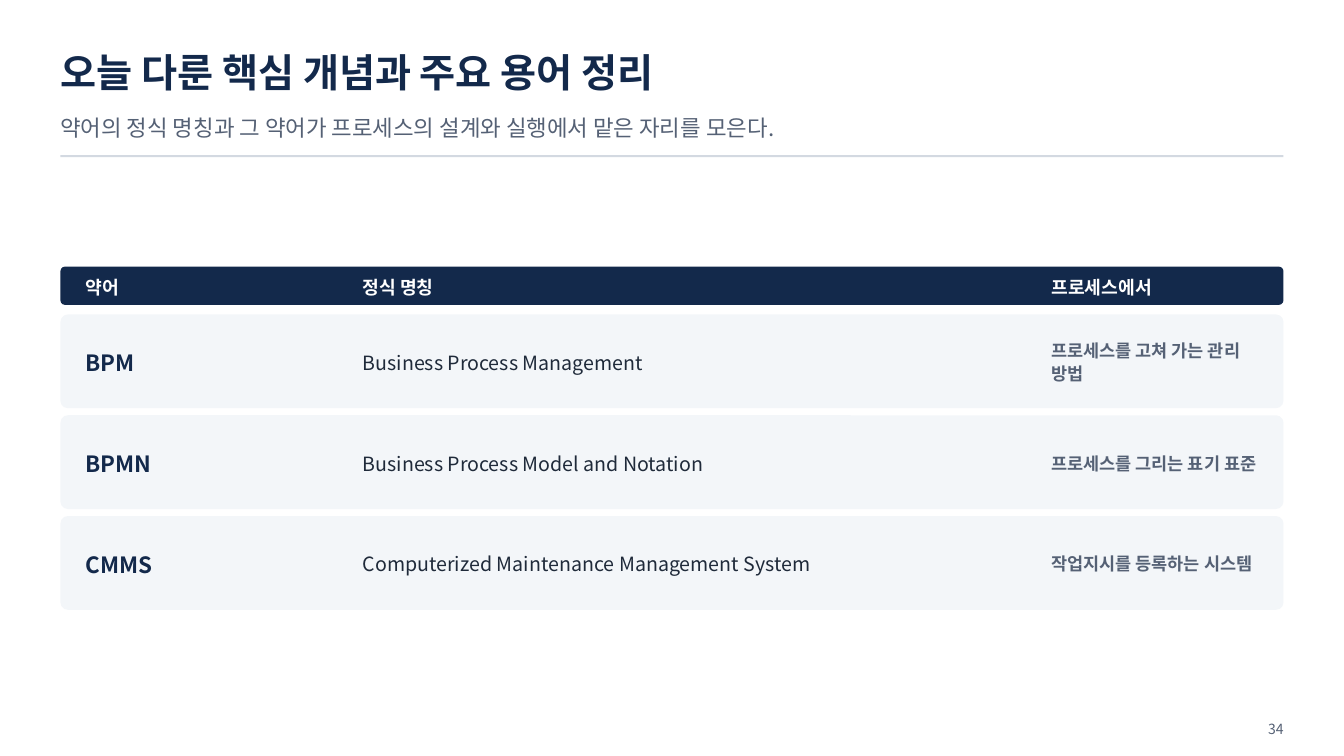
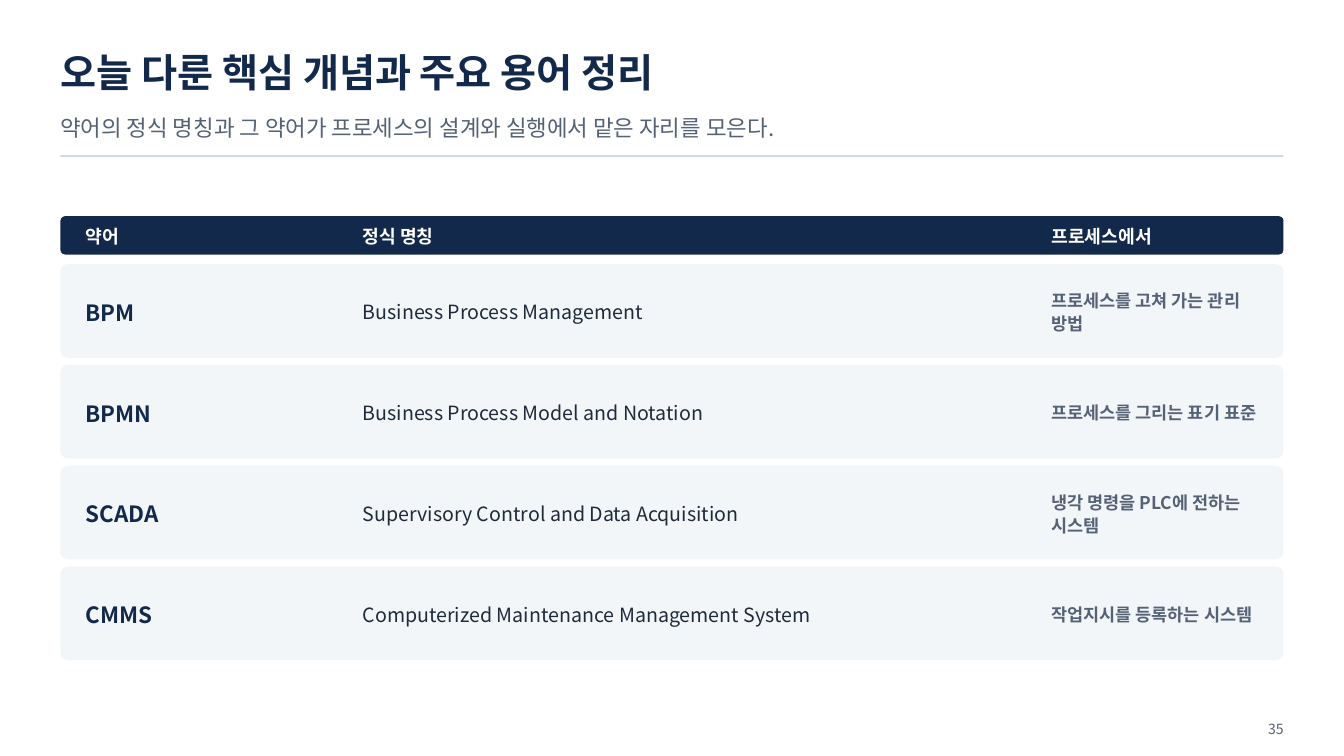
Before and after one commit to uengine-oss/hyd-iot-edu, a slide deck: slide 35 of docs/교재/통합반_오프라인/08회차/통합반_오프라인_08회차.pptx (slide 34 before the commit). Drawn at 1344x756 pixels with LibreOffice and Linux fonts; fonts in the diff are those of the drawing. Boxes give left, top, right and bottom in pixels: in the first picture for what was removed or moved away, otherwise in the second. Text is boxed around its words. In the diff, an @@ line names an element or a change of style, - is before the commit and + after.

```diff
--- a/docs/교재/통합반_오프라인/08회차/통합반_오프라인_08회차.pptx
+++ b/docs/교재/통합반_오프라인/08회차/통합반_오프라인_08회차.pptx
@@ 9 texts, 4 rounded rectangles: place and size @@
-9 texts, 4 rounded rectangles at bbox=[60, 266, 1284, 610]
+9 texts, 4 rounded rectangles at bbox=[60, 216, 1284, 560]
@@ text added at bbox=[86, 505, 159, 523], 16 pt, text #13294B, bold @@
+SCADA
@@ text added at bbox=[363, 505, 738, 526], 14 pt, text #1F2A3A @@
+Supervisory Control and Data Acquisition
@@ text added at bbox=[1051, 494, 1240, 534], 12.5 pt, text #556175, bold @@
+냉각 명령을 PLC에 전하는 시스템
@@ rounded rectangle added at bbox=[60, 567, 1284, 660], fill #F3F6F9 @@
@@ 3 texts: place and size @@
-3 texts at bbox=[86, 555, 1252, 576]
+3 texts at bbox=[86, 606, 1252, 627]
@@ text at bbox=[1268, 723, 1284, 734]: text changed @@
-34
+35
```
Also in this commit, not shown: 19 other slides changed, 1 slide added, 28 other files.
